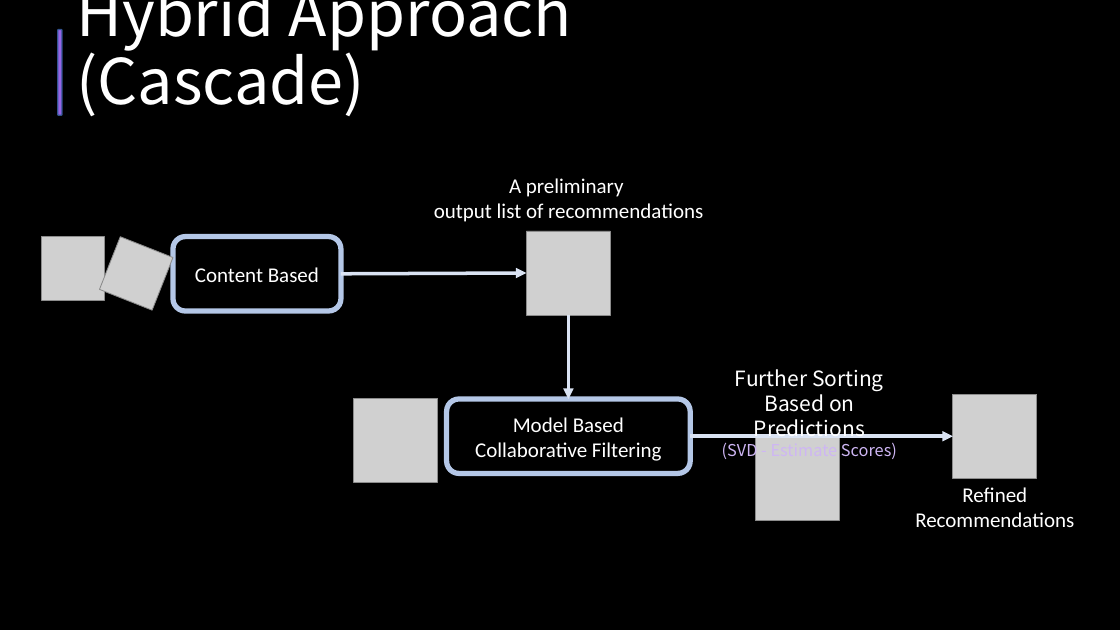
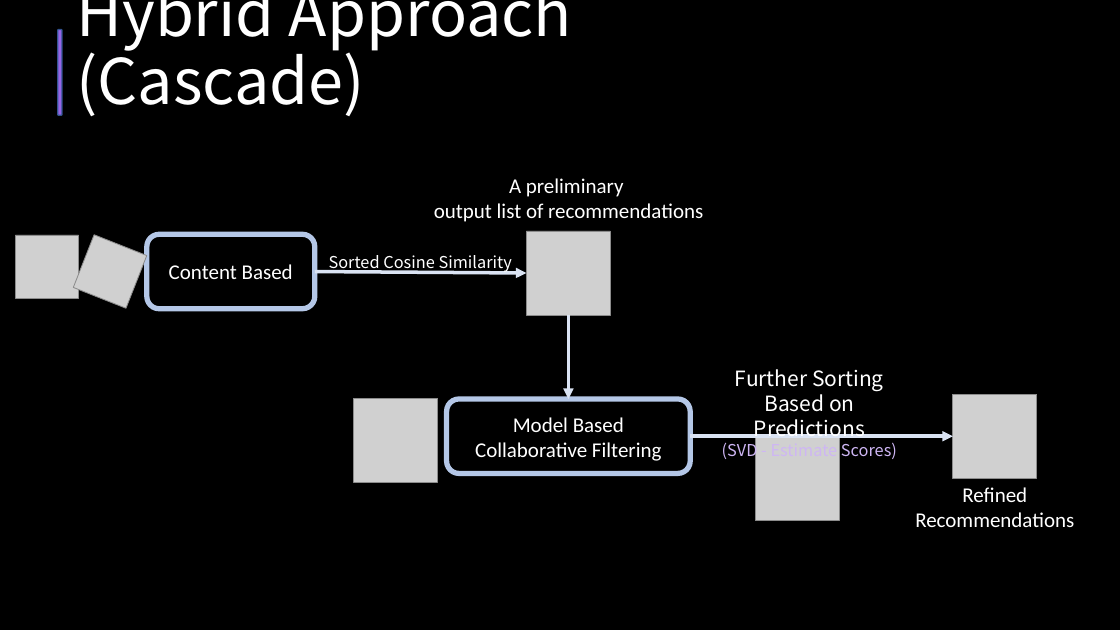
Before and after one commit to samh99474/Python_Final_Project_RecommenderSystem, a slide deck: slide 6 of 報告資料/期末報告Python_Movie_RecommerSystem.pptx. Drawn at 1120x630 pixels with LibreOffice and Linux fonts; fonts in the diff are those of the drawing; grey boxes stand for pictures. Boxes give left, top, right and bottom in pixels: in the first picture for what was removed or moved away, otherwise in the second. Text is boxed around its words. In the diff, an @@ line names an element or a change of style, - is before the commit and + after.

```diff
--- a/報告資料/期末報告Python_Movie_RecommerSystem.pptx
+++ b/報告資料/期末報告Python_Movie_RecommerSystem.pptx
@@ picture: place and size @@
-picture at box(41, 237, 104, 300)
+picture at box(15, 235, 78, 298)
@@ picture: place and size @@
-picture at box(100, 237, 173, 310)
+picture at box(73, 235, 146, 308)
@@ rounded rectangle "Content Based": place and size @@
-rounded rectangle "Content Based" at box(173, 237, 341, 312)
+rounded rectangle "Content Based" at box(147, 234, 315, 309)
@@ text added at box(329, 255, 512, 273), 14 pt, text #FFFFFF @@
+Sorted Cosine Similarity
@@ arrow moved from (341, 274) - (527, 273) to (315, 271) - (527, 273) @@
```
Also in this commit, not shown: 1 other slide changed.
